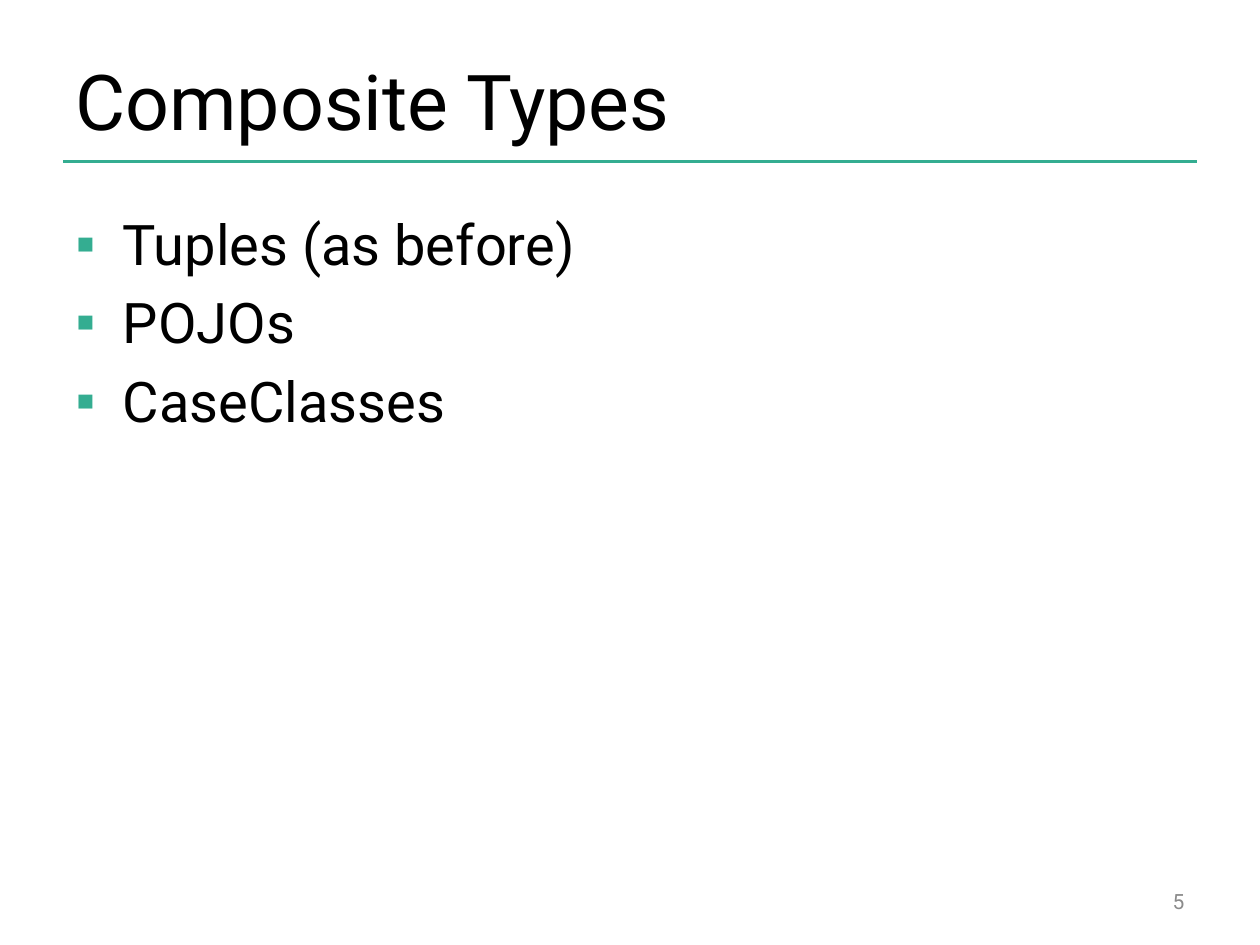
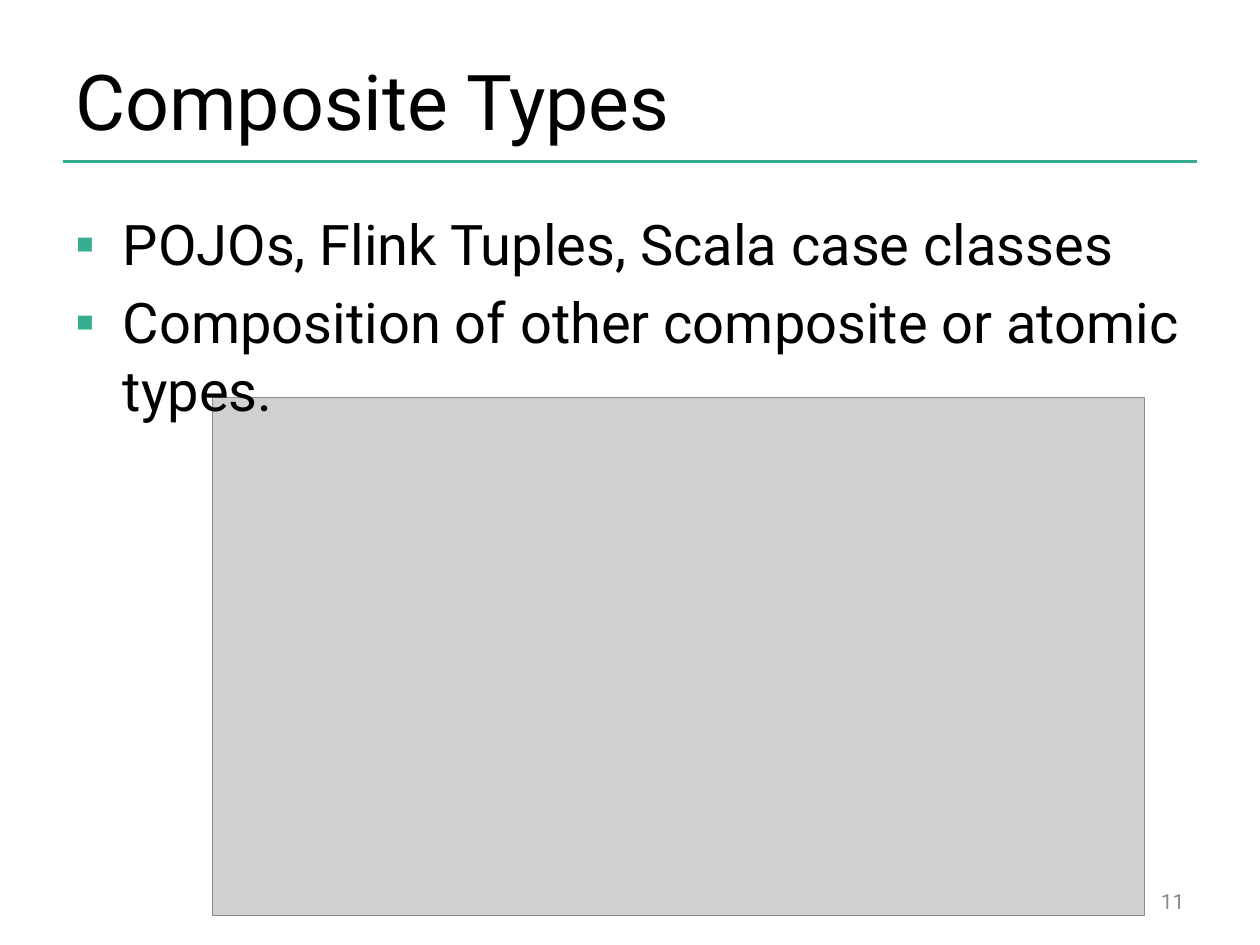
Before and after one commit to dataArtisans/flink-training-web, a slide deck: slide 11 of slides/flink_batch_advanced.pptx (slide 5 before the commit). Drawn at 1260x945 pixels with LibreOffice and Linux fonts; fonts in the diff are those of the drawing; grey boxes stand for pictures; background and template pictures are left out. Boxes give left, top, right and bottom in pixels: in the first picture for what was removed or moved away, otherwise in the second. Text is boxed around its words. In the diff, an @@ line names an element or a change of style, - is before the commit and + after.

```diff
--- a/slides/flink_batch_advanced.pptx
+++ b/slides/flink_batch_advanced.pptx
@@ text at [123,223,1179,424]: text changed @@
-▪ Tuples (as before)
-▪ POJOs
-▪ CaseClasses
+▪ POJOs, Flink Tuples, Scala case classes
+▪ Composition of other composite or atomic types.
@@ picture added at [213,398,1145,916] @@
@@ page number at [1161,894,1185,909]: text changed @@
-5
+11
```
Also in this commit, not shown: 4 other slides changed, 32 slides added, 5 slides removed.
